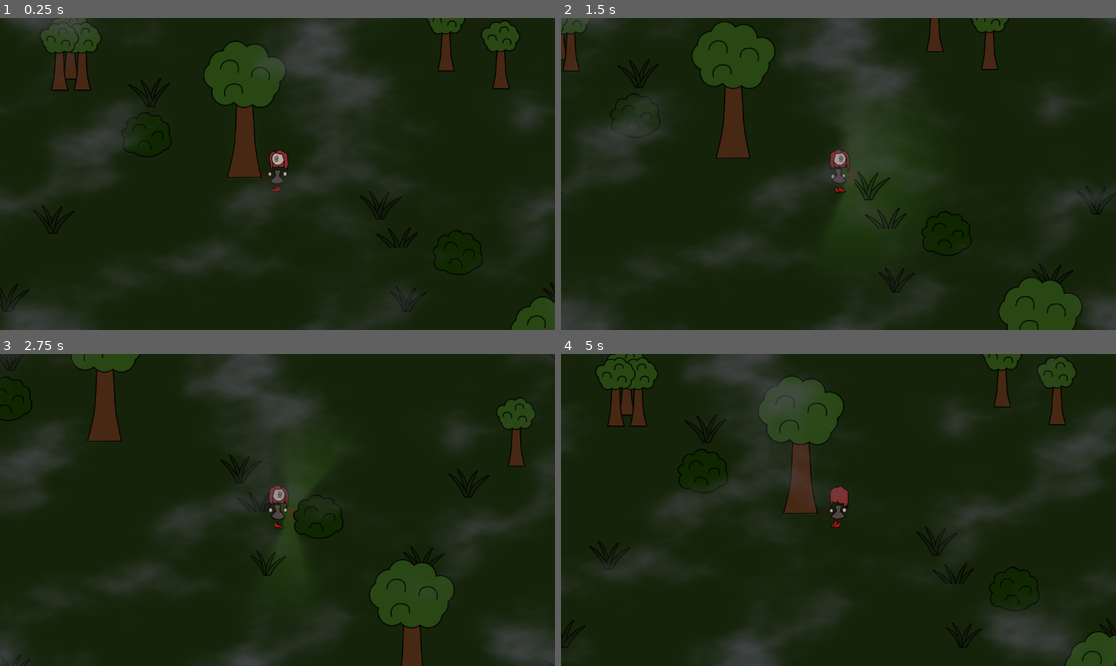
Above: before the commit, frames 1-4 (two rows, left to right).
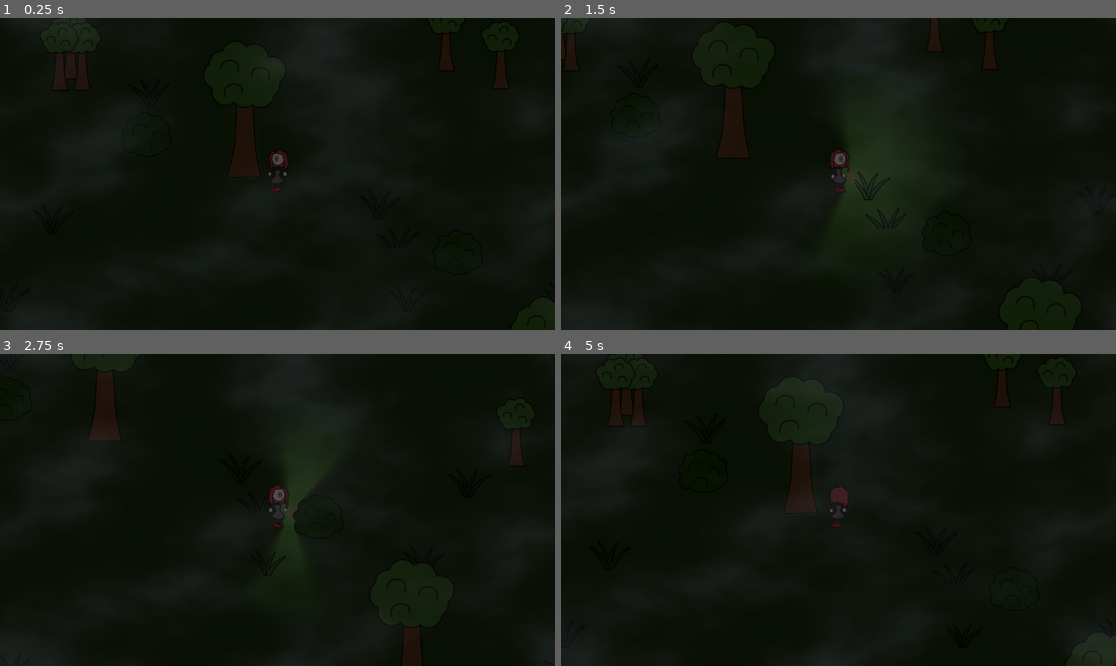
Above: after the commit, the same moments.

Repository: Jerrylikesgreen/-la-Santa-Compa-a
Game: Godot game, scene res://Scenes/forest.tscn
The game is run twice, just before and just after one commit, with the same random seed, the same clock (stepped at 60 frames per second) and the same inputs. The project has no main scene, so this scene is started directly.
Inputs (mouse positions are in pixels of both pictures, inside the frame that each line leads up to):
- Up to frame 1 (0.25 s): no input
- Up to frame 2 (1.5 s): move the mouse to (960, 158) at 0.52 s; hold D (Right) 0.53-1.28 s; click (960, 158) at 0.6 s; move the mouse to (727, 189) at 1.27 s; hold S (Down) from 1.28 s (still down); click (727, 189) at 1.35 s
- Up to frame 3 (2.75 s): move the mouse to (333, 441) at 2.02 s; release S (Down) at 2.03 s; hold D (Right) from 2.03 s (still down); click (333, 441) at 2.1 s
- Up to frame 4 (5 s): move the mouse to (810, 572) at 2.77 s; release D (Right) at 2.78 s; hold W (Up) 2.78-3.53 s; click (810, 572) at 2.85 s; move the mouse to (1005, 556) at 3.52 s; hold A (Left) from 3.53 s (still down); click (1005, 556) at 3.6 s; move the mouse to (672, 463) at 4.27 s; click (672, 463) at 4.35 s

The runs differ from the first frame. In frame 1, 11% of the frame differs, in the area x 0-100%, y 0-100%; in frame 2, 16%; in frame 3, 20%; in frame 4, 25%.

Commit message:
Move character assets to new directory structure
Renamed and reorganized character image and import files from Assets/[Character] to Assets/Characters/[Character] for better project structure. Updated scene files to reference new asset paths.

Diff:
--- a/Scenes/forest.tscn
+++ b/Scenes/forest.tscn
@@ -24,10 +24,10 @@
 shader = ExtResource("7_wo0py")
 shader_parameter/noise_tex = ExtResource("8_vh310")
 shader_parameter/tiling = Vector2(1, 1)
-shader_parameter/scroll_speed = Vector2(0.05, 0.02)
+shader_parameter/scroll_speed = Vector2(0.02, 0.01)
 shader_parameter/density = 0.75
-shader_parameter/softness = 0.3
-shader_parameter/fog_color = Color(0.32285896, 0.3147444, 0.3633848, 1)
+shader_parameter/softness = 0.5
+shader_parameter/fog_color = Color(0.6392157, 0.6392157, 0.8392157, 0.21176471)
 
 [node name="Forest" type="Node2D"]
 
@@ -230,7 +230,7 @@
 
 [node name="WorldLight" type="DirectionalLight2D" parent="."]
 color = Color(0.1254902, 0.1254902, 0.1254902, 1)
-energy = 0.9
+energy = 5.0
 blend_mode = 1
 
 [node name="ActivadorDialogo" parent="." instance=ExtResource("6_qq45g")]
--- a/Scenes/man.tscn
+++ b/Scenes/man.tscn
@@ -1,11 +1,11 @@
 [gd_scene load_steps=10 format=3 uid="uid://80xeka1fq5kn"]
 
-[ext_resource type="Texture2D" uid="uid://dd6c2227ernw4" path="res://Assets/Man/ManLeftHand.png" id="1_gx25d"]
-[ext_resource type="Texture2D" uid="uid://c7l2t85klis" path="res://Assets/Man/ManRightHand.png" id="2_05ua0"]
-[ext_resource type="Texture2D" uid="uid://cx31ytcqyghv8" path="res://Assets/Man/ManBody.png" id="3_3sfh2"]
-[ext_resource type="Texture2D" uid="uid://m46xh3xq6q11" path="res://Assets/Man/ManCross.png" id="4_kigh1"]
-[ext_resource type="Texture2D" uid="uid://vtueihrnnajo" path="res://Assets/Man/ManHead.png" id="5_nnwb7"]
-[ext_resource type="Texture2D" uid="uid://dbg2ern5kl1fx" path="res://Assets/Man/ManShoe.png" id="6_haaxd"]
+[ext_resource type="Texture2D" uid="uid://dd6c2227ernw4" path="res://Assets/Characters/Man/ManLeftHand.png" id="1_gx25d"]
+[ext_resource type="Texture2D" uid="uid://c7l2t85klis" path="res://Assets/Characters/Man/ManRightHand.png" id="2_05ua0"]
+[ext_resource type="Texture2D" uid="uid://cx31ytcqyghv8" path="res://Assets/Characters/Man/ManBody.png" id="3_3sfh2"]
+[ext_resource type="Texture2D" uid="uid://m46xh3xq6q11" path="res://Assets/Characters/Man/ManCross.png" id="4_kigh1"]
+[ext_resource type="Texture2D" uid="uid://vtueihrnnajo" path="res://Assets/Characters/Man/ManHead.png" id="5_nnwb7"]
+[ext_resource type="Texture2D" uid="uid://dbg2ern5kl1fx" path="res://Assets/Characters/Man/ManShoe.png" id="6_haaxd"]
 
 [sub_resource type="Animation" id="Animation_2x0nd"]
 resource_name = "Idle"
--- a/Scenes/old_lady.tscn
+++ b/Scenes/old_lady.tscn
@@ -1,12 +1,12 @@
 [gd_scene load_steps=11 format=3 uid="uid://ch8d6bhyayput"]
 
-[ext_resource type="Texture2D" uid="uid://dn5sr54upb1sv" path="res://Assets/OldLady/OldLadyBody.png" id="1_yer64"]
-[ext_resource type="Texture2D" uid="uid://cxnxhyk75g68a" path="res://Assets/OldLady/OldLadyLeftHand.png" id="2_vkm10"]
-[ext_resource type="Texture2D" uid="uid://qwokx8tv1qf" path="res://Assets/OldLady/OldLadyRightHand.png" id="3_xtqmk"]
-[ext_resource type="Texture2D" uid="uid://c4f8cqngaok7l" path="res://Assets/OldLady/OldLadyRightShoe.png" id="4_d7ufm"]
-[ext_resource type="Texture2D" uid="uid://dicv0nraar4oi" path="res://Assets/OldLady/OldLadyLeftShoe.png" id="5_gs6fi"]
-[ext_resource type="Texture2D" uid="uid://cmt3s2pfk42pb" path="res://Assets/OldLady/OldLadyHead.png" id="6_8er6c"]
-[ext_resource type="Texture2D" uid="uid://b8rt5c8gov8kn" path="res://Assets/OldLady/OldLadyGlasses.png" id="7_semq7"]
+[ext_resource type="Texture2D" uid="uid://dn5sr54upb1sv" path="res://Assets/Characters/OldLady/OldLadyBody.png" id="1_yer64"]
+[ext_resource type="Texture2D" uid="uid://cxnxhyk75g68a" path="res://Assets/Characters/OldLady/OldLadyLeftHand.png" id="2_vkm10"]
+[ext_resource type="Texture2D" uid="uid://qwokx8tv1qf" path="res://Assets/Characters/OldLady/OldLadyRightHand.png" id="3_xtqmk"]
+[ext_resource type="Texture2D" uid="uid://c4f8cqngaok7l" path="res://Assets/Characters/OldLady/OldLadyRightShoe.png" id="4_d7ufm"]
+[ext_resource type="Texture2D" uid="uid://dicv0nraar4oi" path="res://Assets/Characters/OldLady/OldLadyLeftShoe.png" id="5_gs6fi"]
+[ext_resource type="Texture2D" uid="uid://cmt3s2pfk42pb" path="res://Assets/Characters/OldLady/OldLadyHead.png" id="6_8er6c"]
+[ext_resource type="Texture2D" uid="uid://b8rt5c8gov8kn" path="res://Assets/Characters/OldLady/OldLadyGlasses.png" id="7_semq7"]
 
 [sub_resource type="Animation" id="Animation_0mxaq"]
 resource_name = "Idle"
--- a/Scenes/player.tscn
+++ b/Scenes/player.tscn
@@ -2,20 +2,20 @@
 
 [ext_resource type="Script" uid="uid://byeotvtet8m7a" path="res://Scripts/player_body.gd" id="1_3smsa"]
 [ext_resource type="Script" uid="uid://clxmsn8p1dfai" path="res://Scripts/player.gd" id="1_h4iuc"]
-[ext_resource type="Texture2D" uid="uid://d1x764qxfolbw" path="res://Assets/RedLady/Small/Left/Hands Small.svg" id="1_x3wgy"]
-[ext_resource type="Texture2D" uid="uid://dgfrpwwyje3nm" path="res://Assets/RedLady/Small/Left/RedLadyBodySmall.svg" id="3_8erm5"]
-[ext_resource type="Texture2D" uid="uid://e77j07k7yqag" path="res://Assets/RedLady/Small/Left/RedLadyFrontHairSmall.svg" id="4_f1ek2"]
-[ext_resource type="Texture2D" uid="uid://6ndi8dwwjsjr" path="res://Assets/RedLady/Small/Left/RedLadyBackHairSmall.svg" id="4_qqcod"]
-[ext_resource type="Texture2D" uid="uid://ylb520vnpdoq" path="res://Assets/RedLady/Small/Left/RedLadyHeadSmall.svg" id="5_tx1dd"]
-[ext_resource type="Texture2D" uid="uid://dsg7kfgx2ugjd" path="res://Assets/RedLady/Small/Left/red_lady_shoe_small.svg" id="6_x3wgy"]
-[ext_resource type="Texture2D" uid="uid://cbg61clxumpxa" path="res://Assets/RedLady/Small/Right/HandsRightSmall.svg" id="7_pu2lt"]
-[ext_resource type="Texture2D" uid="uid://ct38tbx5f6eki" path="res://Assets/RedLady/Small/Left/RedLadyBackHairLeft.svg" id="7_ukyrk"]
-[ext_resource type="Texture2D" uid="uid://7kuweep8dvav" path="res://Assets/RedLady/Small/Right/RedLadyBackHairRightSmall.svg" id="8_ukyrk"]
-[ext_resource type="Texture2D" uid="uid://b0o5r5ul1iu4l" path="res://Assets/RedLady/Small/Right/RedLadyBodySmallFrontRight.svg" id="9_7dp3o"]
-[ext_resource type="Texture2D" uid="uid://cjtl0shdgdfe6" path="res://Assets/RedLady/Small/Right/RedLadyHeadRightSmall.svg" id="10_h4iuc"]
-[ext_resource type="Texture2D" uid="uid://q3ksys8llb74" path="res://Assets/RedLady/Small/Right/RedLadyFrontHairRightSmall.svg" id="11_fd4e3"]
-[ext_resource type="Texture2D" uid="uid://byk27f8c66v65" path="res://Assets/RedLady/Small/Right/red_lady_shoe__right_small.svg" id="12_qqcod"]
-[ext_resource type="Texture2D" uid="uid://dq1bqngyjsq27" path="res://Assets/RedLady/Small/Right/RedLadyBackHairRight.svg" id="14_7dp3o"]
+[ext_resource type="Texture2D" uid="uid://d1x764qxfolbw" path="res://Assets/Characters/RedLady/Small/Left/Hands Small.svg" id="1_x3wgy"]
+[ext_resource type="Texture2D" uid="uid://dgfrpwwyje3nm" path="res://Assets/Characters/RedLady/Small/Left/RedLadyBodySmall.svg" id="3_8erm5"]
+[ext_resource type="Texture2D" uid="uid://e77j07k7yqag" path="res://Assets/Characters/RedLady/Small/Left/RedLadyFrontHairSmall.svg" id="4_f1ek2"]
+[ext_resource type="Texture2D" uid="uid://6ndi8dwwjsjr" path="res://Assets/Characters/RedLady/Small/Left/RedLadyBackHairSmall.svg" id="4_qqcod"]
+[ext_resource type="Texture2D" uid="uid://ylb520vnpdoq" path="res://Assets/Characters/RedLady/Small/Left/RedLadyHeadSmall.svg" id="5_tx1dd"]
+[ext_resource type="Texture2D" uid="uid://dsg7kfgx2ugjd" path="res://Assets/Characters/RedLady/Small/Left/red_lady_shoe_small.svg" id="6_x3wgy"]
+[ext_resource type="Texture2D" uid="uid://cbg61clxumpxa" path="res://Assets/Characters/RedLady/Small/Right/HandsRightSmall.svg" id="7_pu2lt"]
+[ext_resource type="Texture2D" uid="uid://ct38tbx5f6eki" path="res://Assets/Characters/RedLady/Small/Left/RedLadyBackHairLeft.svg" id="7_ukyrk"]
+[ext_resource type="Texture2D" uid="uid://7kuweep8dvav" path="res://Assets/Characters/RedLady/Small/Right/RedLadyBackHairRightSmall.svg" id="8_ukyrk"]
+[ext_resource type="Texture2D" uid="uid://b0o5r5ul1iu4l" path="res://Assets/Characters/RedLady/Small/Right/RedLadyBodySmallFrontRight.svg" id="9_7dp3o"]
+[ext_resource type="Texture2D" uid="uid://cjtl0shdgdfe6" path="res://Assets/Characters/RedLady/Small/Right/RedLadyHeadRightSmall.svg" id="10_h4iuc"]
+[ext_resource type="Texture2D" uid="uid://q3ksys8llb74" path="res://Assets/Characters/RedLady/Small/Right/RedLadyFrontHairRightSmall.svg" id="11_fd4e3"]
+[ext_resource type="Texture2D" uid="uid://byk27f8c66v65" path="res://Assets/Characters/RedLady/Small/Right/red_lady_shoe__right_small.svg" id="12_qqcod"]
+[ext_resource type="Texture2D" uid="uid://dq1bqngyjsq27" path="res://Assets/Characters/RedLady/Small/Right/RedLadyBackHairRight.svg" id="14_7dp3o"]
 [ext_resource type="Texture2D" uid="uid://cf6ccoh3rfpy8" path="res://Assets/Enviorment/2d_lights_and_shadows_neutral_point_light (2).webp" id="16_fd4e3"]
 [ext_resource type="Script" uid="uid://ebx4g41roshb" path="res://Scripts/player_sfx.gd" id="18_igrcy"]
 
--- a/Scenes/red_lady.tscn
+++ b/Scenes/red_lady.tscn
@@ -1,12 +1,12 @@
 [gd_scene load_steps=11 format=3 uid="uid://v53kb433tvy8"]
 
-[ext_resource type="Texture2D" uid="uid://x65q5wljfch8" path="res://Assets/RedLady/RedLadyBackHair.png" id="1_xwl8v"]
-[ext_resource type="Texture2D" uid="uid://p737v0qgwtp2" path="res://Assets/RedLady/RedLadyHead.png" id="2_qcnlb"]
-[ext_resource type="Texture2D" uid="uid://d2pxgro6ajhp0" path="res://Assets/RedLady/RedLadyFrontHair.png" id="3_odyg3"]
-[ext_resource type="Texture2D" uid="uid://cxnxhyk75g68a" path="res://Assets/OldLady/OldLadyLeftHand.png" id="4_q5dti"]
-[ext_resource type="Texture2D" uid="uid://qwokx8tv1qf" path="res://Assets/OldLady/OldLadyRightHand.png" id="5_quxe4"]
-[ext_resource type="Texture2D" uid="uid://c3vrtxiepkv32" path="res://Assets/RedLady/RedLadyBody.png" id="6_vkt5n"]
-[ext_resource type="Texture2D" uid="uid://c71qm1ligjgsl" path="res://Assets/RedLady/RedLadyRightShoe.png" id="7_w4tns"]
+[ext_resource type="Texture2D" uid="uid://x65q5wljfch8" path="res://Assets/Characters/RedLady/RedLadyBackHair.png" id="1_xwl8v"]
+[ext_resource type="Texture2D" uid="uid://p737v0qgwtp2" path="res://Assets/Characters/RedLady/RedLadyHead.png" id="2_qcnlb"]
+[ext_resource type="Texture2D" uid="uid://d2pxgro6ajhp0" path="res://Assets/Characters/RedLady/RedLadyFrontHair.png" id="3_odyg3"]
+[ext_resource type="Texture2D" uid="uid://cxnxhyk75g68a" path="res://Assets/Characters/OldLady/OldLadyLeftHand.png" id="4_q5dti"]
+[ext_resource type="Texture2D" uid="uid://qwokx8tv1qf" path="res://Assets/Characters/OldLady/OldLadyRightHand.png" id="5_quxe4"]
+[ext_resource type="Texture2D" uid="uid://c3vrtxiepkv32" path="res://Assets/Characters/RedLady/RedLadyBody.png" id="6_vkt5n"]
+[ext_resource type="Texture2D" uid="uid://c71qm1ligjgsl" path="res://Assets/Characters/RedLady/RedLadyRightShoe.png" id="7_w4tns"]
 
 [sub_resource type="Animation" id="Animation_88bm8"]
 resource_name = "Idle"
Renamed: Assets/Man/ManBody.png -> Assets/Characters/Man/ManBody.png
Not shown, added: Assets/Characters/Man/ManBody.png.import
Renamed: Assets/Man/ManCross.png -> Assets/Characters/Man/ManCross.png
Not shown, added: Assets/Characters/Man/ManCross.png.import
Renamed: Assets/Man/ManHead.png -> Assets/Characters/Man/ManHead.png
Not shown, added: Assets/Characters/Man/ManHead.png.import
Renamed: Assets/Man/ManLeftHand.png -> Assets/Characters/Man/ManLeftHand.png
Not shown, added: Assets/Characters/Man/ManLeftHand.png.import
Renamed: Assets/Man/ManRightHand.png -> Assets/Characters/Man/ManRightHand.png
Not shown, added: Assets/Characters/Man/ManRightHand.png.import
Renamed: Assets/Man/ManShoe.png -> Assets/Characters/Man/ManShoe.png
Not shown, added: Assets/Characters/Man/ManShoe.png.import
(and 93 more such lines)
